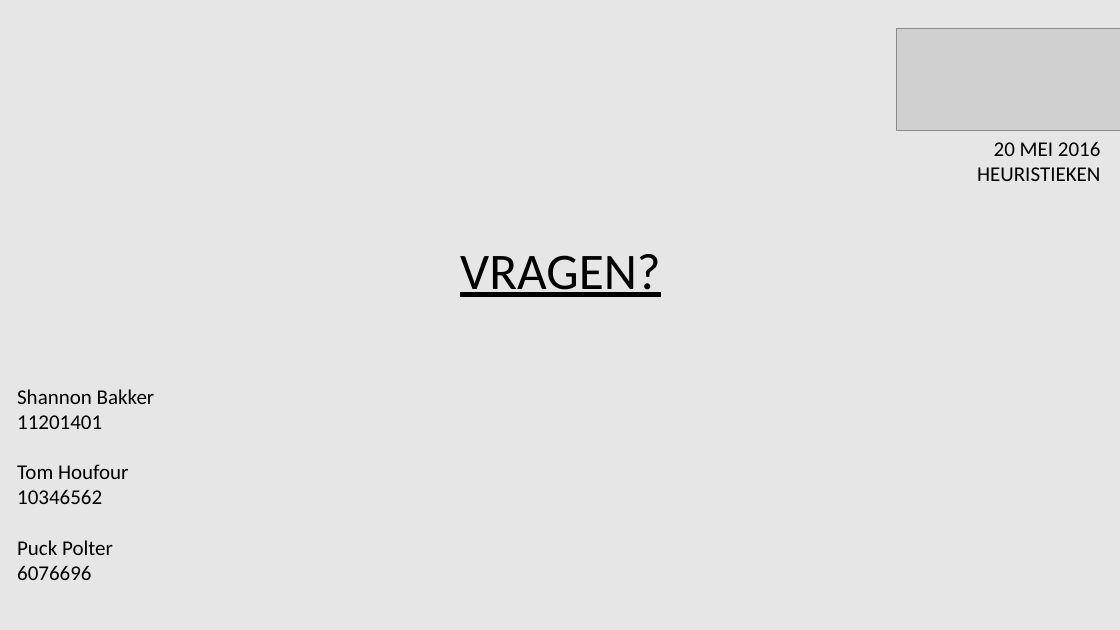
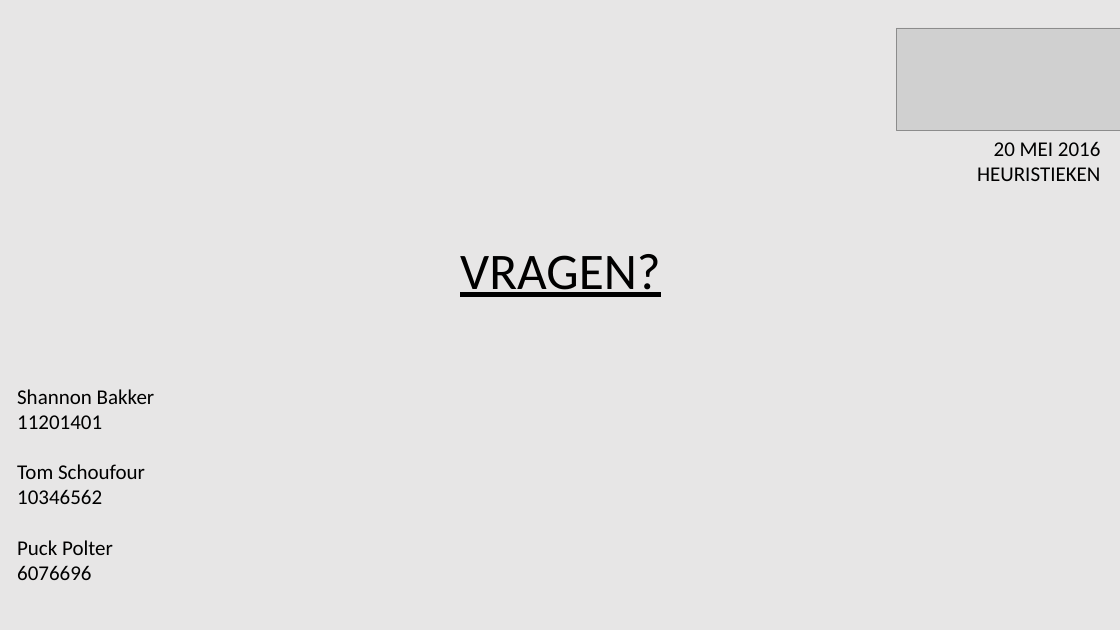
Before and after one commit to Tomttaw/Radio-Russia, a slide deck: slide 17 of powerpoint week 7.pptx (slide 16 before the commit). Drawn at 1120x630 pixels with LibreOffice and Linux fonts; fonts in the diff are those of the drawing; grey boxes stand for pictures. Boxes give left, top, right and bottom in pixels: in the first picture for what was removed or moved away, otherwise in the second. Text is boxed around its words. In the diff, an @@ line names an element or a change of style, - is before the commit and + after.

```diff
--- a/powerpoint week 7.pptx
+++ b/powerpoint week 7.pptx
@@ text at bbox=[17, 464, 145, 504]: text changed @@
-Tom Houfour
-10346562
+Tom Schoufour
+10346562
```
Also in this commit, not shown: 3 other slides changed, 1 slide added, 2 other files.
